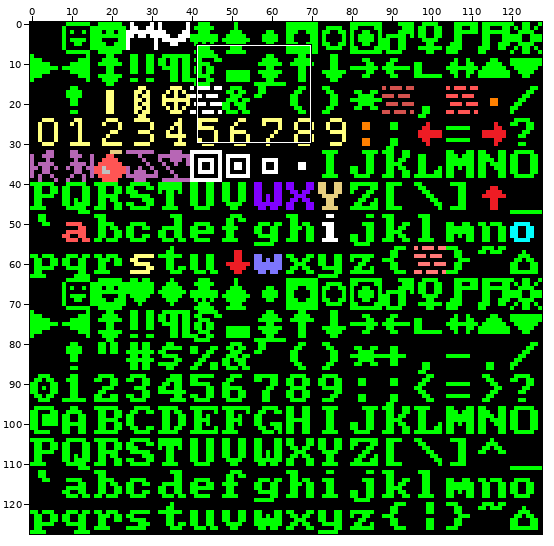
Two versions of one sprite sheet, assets/font_SG/raw/font.png. Above, an overview of the earlier version with the close-up marked.
Close-up. First the earlier version:
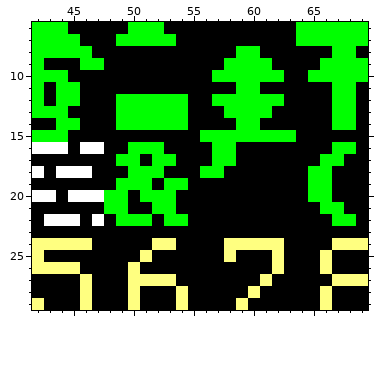
The file is 128x128 pixels. Colours within 5 levels of each other are drawn and written as one. Shown: x 42..69, y 6..29.
After:
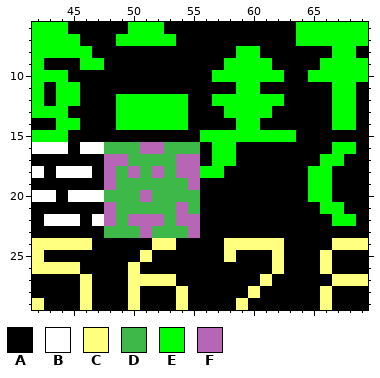
Palette (. is transparent): A #000000  B #ffffff  C #ffff80  D #3eb849  E #00ff00  F #b766b5
Edits made:
@@ x 46..57 @@
 15 AAAAAAAAAAEE
-16 BBAAEEEAAAAE
-17 AAAEEAEEAAAE
-18 BAAAEEEAAAEE
-19 AAAEEEAEEAAA
-20 BBEEAEEEAAAA
-21 AAEEAAEEAAAA
-22 ABAEEEAEEAAA
-23 AAAAAAAAAAAA
+16 BBDDDFFDDDAE
+17 AAFFDDDDFFAE
+18 BAFDFDFDFFEE
+19 AAFDDDDDDFAA
+20 BBDDDFDDDDAA
+21 AAFDDDDDFDAA
+22 ABFDFFFDFFAA
+23 AADDDFDDDFAA
 24 CAAAAACCAAAA
Changed places in both close-ups, as pixel boxes (x1, y1, x2, y2):
changed: (104, 142, 200, 238)
